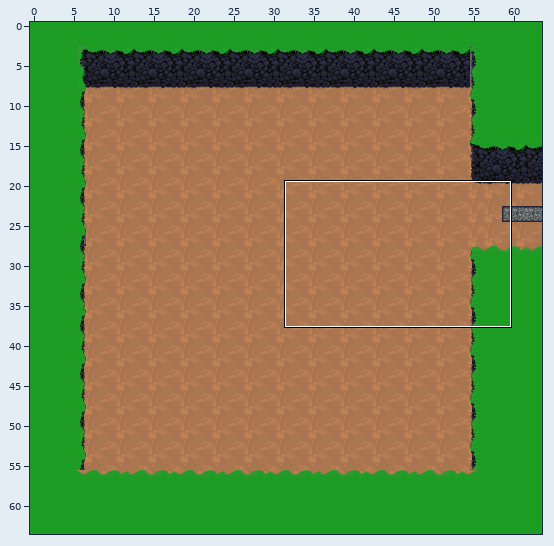
An edit to a level. Tiled map, SecretProject/SecretProject/bin/DesktopGL/AnyCPU/Debug/Content/Map/Forest.tmx. Above: a wide view before the commit, with the close-up outlined.
Close-up. Before:
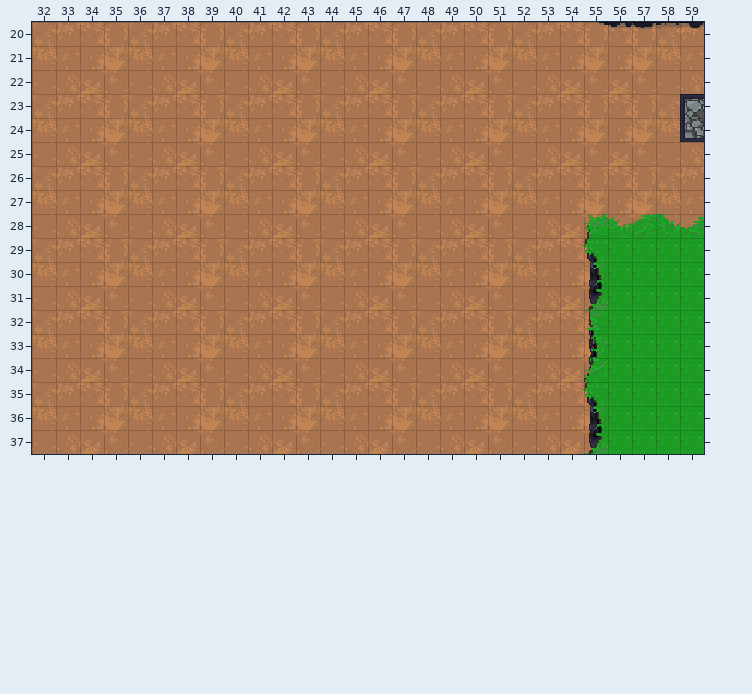
Cells are 16x16 px. Shown: x 32..59, y 20..37. The commit also changed other parts of the map, which this record leaves out.
And afterwards:
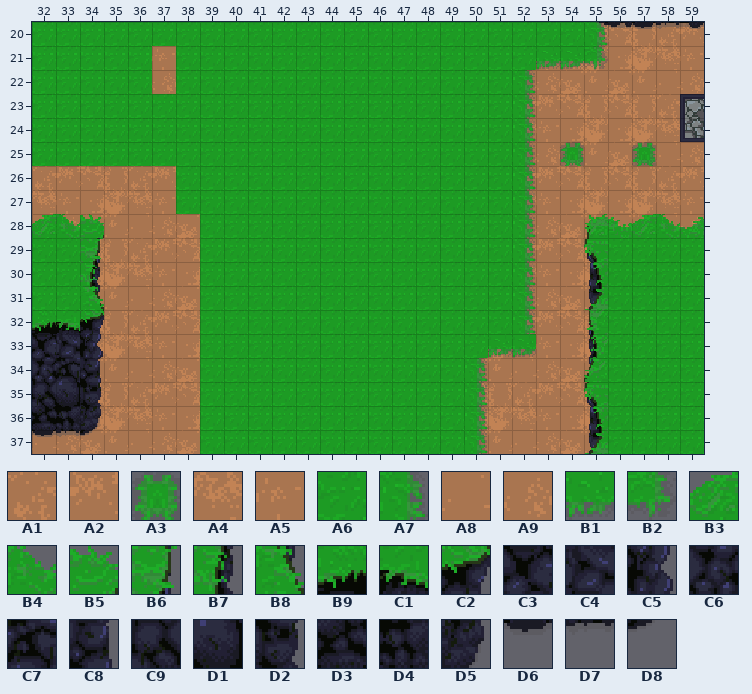
Key: from "MasterSpriteSheet": A1 906, A2 907, A3 916, A4 1006, A5 1007, A6 1014, A7 1015, A8 1106, A9 1107, B1 1114, B2 1115, B3 2606, B4 2607, B5 2611, B6 3011, B7 3111, B8 3211, B9 3306, C1 3307, C2 3311, C3 3406, C4 3407, C5 3411, C6 3506, C7 3507, C8 3511, C9 3606, D1 3607, D2 3611, D3 3706, D4 3707, D5 3711, D6 3806, D7 3807, D8 3811.
__ is an empty cell, .. an unchanged one.
Change:
--- layer "background"
@@ x 32..33 @@
-29 A1 A2
-30 A4 A5
-31 A8 A9
+29 A6 A6
+30 A6 A6
+31 A6 A6
--- layer "midGround"
@@ x 32..57 @@
-20 __ __ __ __ __ __ __ __ __ __ __ __ __ __ __ __ __ __ __ __ __ __ __ __ .. ..
-21 __ __ __ __ __ .. __ __ __ __ __ __ __ __ __ __ __ __ __ __ __ __ __ __ .. ..
-22 __ __ __ __ __ .. __ __ __ __ __ __ __ __ __ __ __ __ __ __ __ .. .. .. .. ..
-23 __ __ __ __ __ __ __ __ __ __ __ __ __ __ __ __ __ __ __ __ __ .. .. .. .. ..
-24 __ __ __ __ __ __ __ __ __ __ __ __ __ __ __ __ __ __ __ __ __ .. .. .. .. ..
-25 __ __ __ __ __ __ __ __ __ __ __ __ __ __ __ __ __ __ __ __ __ .. __ .. .. __
-26 .. .. .. .. .. .. __ __ __ __ __ __ __ __ __ __ __ __ __ __ __ .. .. .. .. ..
-27 .. .. .. .. .. .. __ __ __ __ __ __ __ __ __ __ __ __ __ __ __ .. .. .. .. ..
-28 .. .. .. .. .. .. .. __ __ __ __ __ __ __ __ __ __ __ __ __ __ .. .. .. .. ..
-29 .. .. .. .. .. .. .. __ __ __ __ __ __ __ __ __ __ __ __ __ __ .. .. .. .. ..
-30 .. .. .. .. .. .. .. __ __ __ __ __ __ __ __ __ __ __ __ __ __ .. .. .. .. ..
-31 .. .. .. .. .. .. .. __ __ __ __ __ __ __ __ __ __ __ __ __ __ .. .. .. .. ..
-32 .. .. .. .. .. .. .. __ __ __ __ __ __ __ __ __ __ __ __ __ __ .. .. .. .. ..
-33 .. .. .. .. .. .. .. __ __ __ __ __ __ __ __ __ __ __ __ __ __ .. .. .. .. ..
-34 .. .. .. .. .. .. .. __ __ __ __ __ __ __ __ __ __ __ __ .. .. .. .. .. .. ..
-35 .. .. .. .. .. .. .. __ __ __ __ __ __ __ __ __ __ __ __ .. .. .. .. .. .. ..
-36 .. .. .. .. .. .. .. __ __ __ __ __ __ __ __ __ __ __ __ .. .. .. .. .. .. ..
-37 .. .. .. .. .. .. .. __ __ __ __ __ __ __ __ __ __ __ __ .. .. .. .. .. .. ..
+20 A6 A6 A6 A6 A6 A6 A6 A6 A6 A6 A6 A6 A6 A6 A6 A6 A6 A6 A6 A6 A6 A6 A6 A7 .. ..
+21 A6 A6 A6 A6 A6 .. A6 A6 A6 A6 A6 A6 A6 A6 A6 A6 A6 A6 A6 A6 A6 B1 B1 B2 .. ..
+22 A6 A6 A6 A6 A6 .. A6 A6 A6 A6 A6 A6 A6 A6 A6 A6 A6 A6 A6 A6 A7 .. .. .. .. ..
+23 A6 A6 A6 A6 A6 A6 A6 A6 A6 A6 A6 A6 A6 A6 A6 A6 A6 A6 A6 A6 A7 .. .. .. .. ..
+24 A6 A6 A6 A6 A6 A6 A6 A6 A6 A6 A6 A6 A6 A6 A6 A6 A6 A6 A6 A6 A7 .. .. .. .. ..
+25 A6 A6 A6 A6 A6 A6 A6 A6 A6 A6 A6 A6 A6 A6 A6 A6 A6 A6 A6 A6 A7 .. A3 .. .. A3
+26 .. .. .. .. .. .. A6 A6 A6 A6 A6 A6 A6 A6 A6 A6 A6 A6 A6 A6 A7 .. .. .. .. ..
+27 .. .. .. .. .. .. A6 A6 A6 A6 A6 A6 A6 A6 A6 A6 A6 A6 A6 A6 A7 .. .. .. .. ..
+28 .. .. .. .. .. .. .. A6 A6 A6 A6 A6 A6 A6 A6 A6 A6 A6 A6 A6 A7 .. .. .. .. ..
+29 .. .. .. .. .. .. .. A6 A6 A6 A6 A6 A6 A6 A6 A6 A6 A6 A6 A6 A7 .. .. .. .. ..
+30 .. .. .. .. .. .. .. A6 A6 A6 A6 A6 A6 A6 A6 A6 A6 A6 A6 A6 A7 .. .. .. .. ..
+31 .. .. .. .. .. .. .. A6 A6 A6 A6 A6 A6 A6 A6 A6 A6 A6 A6 A6 A7 .. .. .. .. ..
+32 .. .. .. .. .. .. .. A6 A6 A6 A6 A6 A6 A6 A6 A6 A6 A6 A6 A6 A7 .. .. .. .. ..
+33 .. .. .. .. .. .. .. A6 A6 A6 A6 A6 A6 A6 A6 A6 A6 A6 A6 B1 B1 .. .. .. .. ..
+34 .. .. .. .. .. .. .. A6 A6 A6 A6 A6 A6 A6 A6 A6 A6 A6 A7 .. .. .. .. .. .. ..
+35 .. .. .. .. .. .. .. A6 A6 A6 A6 A6 A6 A6 A6 A6 A6 A6 A7 .. .. .. .. .. .. ..
+36 .. .. .. .. .. .. .. A6 A6 A6 A6 A6 A6 A6 A6 A6 A6 A6 A7 .. .. .. .. .. .. ..
+37 .. .. .. .. .. .. .. A6 A6 A6 A6 A6 A6 A6 A6 A6 A6 A6 A7 .. .. .. .. .. .. ..
--- layer "buildings"
@@ x 32..34 @@
-28 __ __ __
-29 .. .. __
-30 .. .. __
-31 .. .. __
-32 __ __ __
-33 __ __ __
-34 __ __ __
-35 __ __ __
-36 __ __ __
-37 __ __ __
+28 B3 B4 B5
+29 .. .. B6
+30 .. .. B7
+31 .. .. B8
+32 B9 C1 C2
+33 C3 C4 C5
+34 C6 C7 C8
+35 C9 D1 D2
+36 D3 D4 D5
+37 D6 D7 D8
Where, in picture pixels (left, top, right, bottom), the same in both close-ups:
changed: (32, 22, 608, 454)
added: (632, 142, 656, 166)
